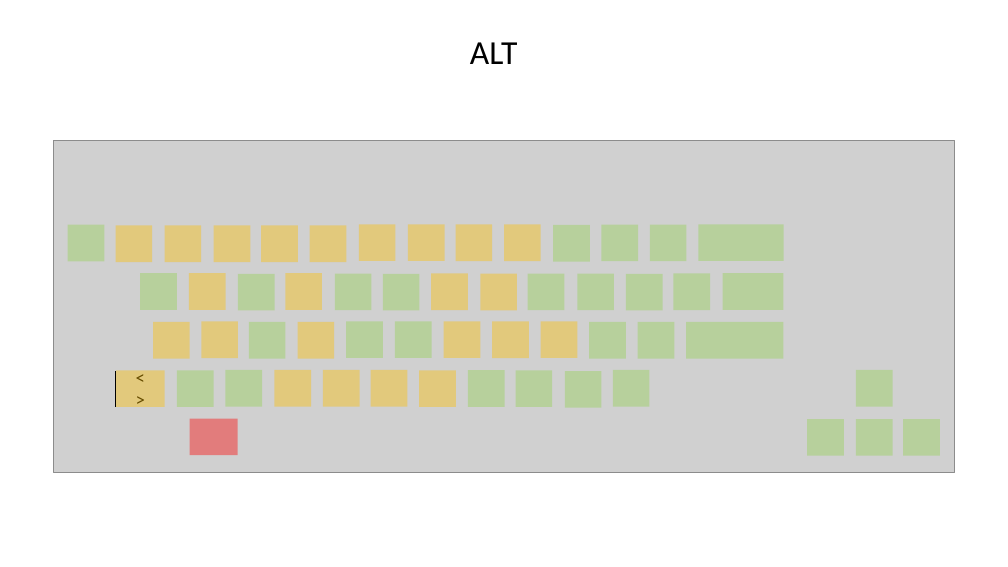
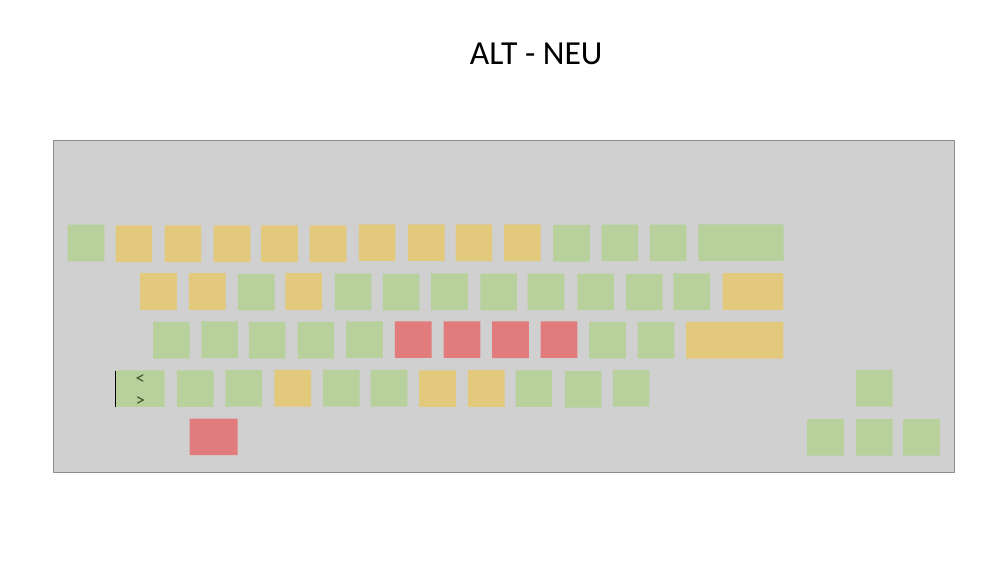
Before and after one commit to LucaKuechler/FastKey, a slide deck: slide 2 of doku/Keys.pptx. Drawn at 1008x567 pixels with LibreOffice and Linux fonts; fonts in the diff are those of the drawing; grey boxes stand for pictures. Boxes give left, top, right and bottom in pixels: in the first picture for what was removed or moved away, otherwise in the second. Text is boxed around its words. In the diff, an @@ line names an element or a change of style, - is before the commit and + after.

```diff
--- a/doku/Keys.pptx
+++ b/doku/Keys.pptx
@@ text at [470, 42, 603, 65]: text changed @@
-ALT
+ALT - NEU
@@ fill #92D050 at 40% opacity to #FFC000 at 40% opacity in 4 elements at [687, 322, 784, 358], [723, 273, 783, 309], [468, 371, 505, 407], [140, 273, 177, 309] @@
@@ rectangle at [395, 321, 432, 358]: fill #92D050 at 40% opacity to #FF0000 at 40% opacity @@
@@ fill #FFC000 at 40% opacity to #FF0000 at 40% opacity in 3 elements at [492, 321, 529, 358], [444, 321, 481, 358], [541, 321, 578, 358] @@
@@ fill #FFC000 at 40% opacity to #92D050 at 40% opacity in 8 elements at [201, 321, 238, 358], [323, 370, 360, 406], [480, 274, 517, 310], [431, 274, 468, 310], [153, 322, 190, 358], [371, 370, 408, 406], [298, 322, 335, 358], [116, 371, 165, 407] @@
```
Also in this commit, not shown: 4 other slides changed, 1 slide added, 1 slide removed, 5 other files.
